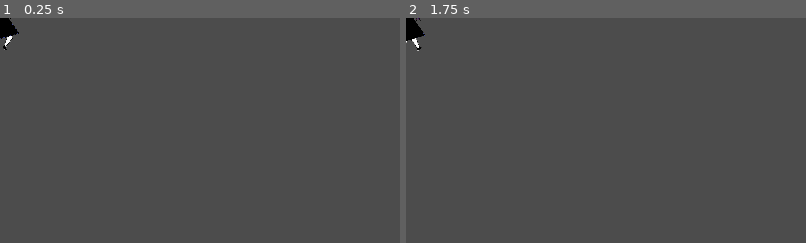
Above: before the commit, frames 1-2 (left to right).
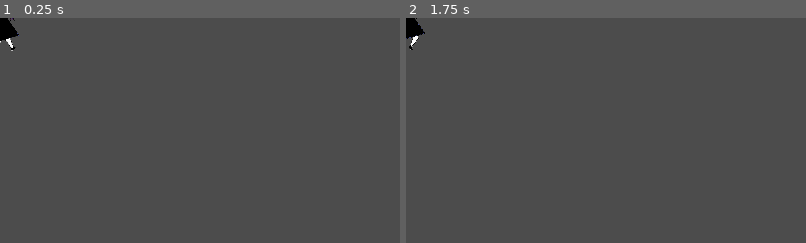
Above: after the commit, the same moments.

Repository: GamuxUnicamp/HLG-Jam-2
Game: Godot game, scene res://scenes/Customer.tscn
Two runs of this game, one before a commit and one after it. Both use one fixed random seed, a clock stepped at 60 frames per second and the inputs below. This scene is started directly instead of the project's main scene. The engine's default icon, where the game draws it, is replaced by a stand-in: a white triangle on a blue panel in a dark square.
Inputs (mouse positions are % of the whole screen's width and height, from its top left):
- Up to frame 1 (0.25 s): no input
- Up to frame 2 (1.75 s): move the mouse to (72, 45) at 0.52 s; click (72, 45) at 0.6 s; tap Enter at 1.25 s; move the mouse to (30, 55) at 1.27 s; click (30, 55) at 1.35 s
The pictures show only the part of the screen within x 0-50%, y 0-50%; the shares and areas given below are measured in that part.

The runs differ from the first frame. In frame 1, 0.2% of the frame differs, in the area x 0-5%, y 0-15%; in frame 2, 0.2%.

Commit message:
Money sprite added

Diff:
--- a/scenes/Customer.tscn
+++ b/scenes/Customer.tscn
@@ -9,6 +9,7 @@
 extents = Vector2( 1, 10 )
 
 [node name="Customer" type="Area2D"]
+z_index = 3
 script = ExtResource( 1 )
 
 [node name="Collision" type="CollisionShape2D" parent="."]
@@ -17,10 +18,8 @@
 
 [node name="AnimatedSprite" type="AnimatedSprite" parent="."]
 scale = Vector2( 0.333, 0.333 )
-z_index = 3
 frames = ExtResource( 2 )
 animation = "Walking"
-frame = 1
 playing = true
 
 [node name="Patience_bar" parent="." instance=ExtResource( 3 )]
--- a/scenes/Summary.tscn
+++ b/scenes/Summary.tscn
@@ -43,6 +43,7 @@
 
 [node name="Shop" type="Node2D"]
 position = Vector2( 0, -1090 )
+z_index = 10
 script = ExtResource( 1 )
 
 [node name="Background" type="Sprite" parent="."]
--- a/scenes/Table.tscn
+++ b/scenes/Table.tscn
@@ -1,9 +1,10 @@
-[gd_scene load_steps=8 format=2]
+[gd_scene load_steps=9 format=2]
 
 [ext_resource path="res://scripts/Table.gd" type="Script" id=1]
 [ext_resource path="res://resource/mesa.png" type="Texture" id=2]
 [ext_resource path="res://scripts/duplicate_material.gd" type="Script" id=3]
 [ext_resource path="res://resource/cadeiras.png" type="Texture" id=4]
+[ext_resource path="res://resource/dinheiro.png" type="Texture" id=5]
 
 [sub_resource type="RectangleShape2D" id=1]
 extents = Vector2( 113.101, 64.9533 )
@@ -66,3 +67,10 @@
 scale = Vector2( 0.15, 0.15 )
 texture = ExtResource( 4 )
 flip_h = true
+
+[node name="Money" type="Sprite" parent="."]
+visible = false
+position = Vector2( 5.41646, -17.7969 )
+rotation = 0.44482
+scale = Vector2( 0.25, 0.25 )
+texture = ExtResource( 5 )
--- a/scripts/Customer.gd
+++ b/scripts/Customer.gd
@@ -69,6 +69,7 @@
 				table.dirty = true
 				table.money = int(rand_range(10,21))
 				table.get_node('Food').get_node('Food_sprite').hide()
+				table.get_node('Money').show()
 				get_parent().get_parent().happy_customers += 1
 				leave()
 
--- a/scripts/Restaurant.gd
+++ b/scripts/Restaurant.gd
@@ -103,9 +103,6 @@
 	summary.initialize(player.profit, customers.count, happy_customers)
 	add_child(summary)
 	$AudioStreamPlayer.stop()
-	player.hide()
-	tables.hide()
-	customers.hide()
 
 func next_day() -> void:
 	if Global.day == 7:
@@ -117,8 +114,4 @@
 	Global.patience -= 5
 	Global.spawn_delay -= 4
 
-	player.show()
-	tables.show()
-	customers.show()
-
 	get_tree().reload_current_scene()
--- a/scripts/Table.gd
+++ b/scripts/Table.gd
@@ -39,6 +39,7 @@
 		elif dirty:
 			dirty = false
 			get_node('Food').queue_free()
+			$Money.hide()
 			Global.player_money += money
 			player.profit += money
 			money = 0
